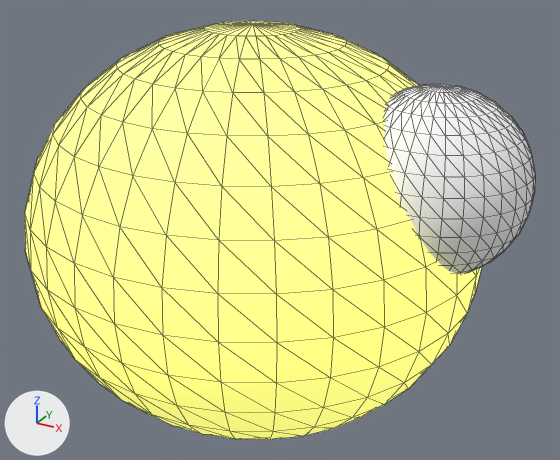
What one commit did to the glTF model asset_generation/python/animated_exports/acid_spitter_animated_02.glb.
The view is the same before and after, from a camera (50 mm lens) standing at (1.54, -2.59, 1.72) and looking at (0.11, 0.02, 0.42). The lights are fixed; the arrows at lower left show +X, +Y and +Z. The picture after the commit comes second. Mesh edges are drawn as thin lines. Vertices at exactly the same position are counted once.

Before the edit, the objects in view are built like this:
```python
me_sphere_004 = bpy.data.meshes.new('Sphere.004')
me_sphere_004.from_pydata(...)  # a UV sphere (32 segments, 16 rings, poles along z) spanning x -0.94..0.94, y -0.91..0.91, z -0.42..1.25, material slot 0; a UV sphere (32 segments, 16 rings, poles along z) spanning x 0.41..1.1, y -0.35..0.35, z 0.4..1.1, material slot 1; a 6-sided cylinder along z spanning x -0.34..-0.22, y -0.07..0.07, z -0.41..0.41, material slot 2; a 6-sided cylinder along z spanning x 0.22..0.34, y -0.07..0.07, z -0.38..0.38, material slot 2
me_sphere_004.materials.append(mat_acid_yellow)  # yellow #f3f37c, glowing yellow #d6d66c
me_sphere_004.materials.append(mat_toxic_green)  # white #ffffff
me_sphere_004.materials.append(mat_slime_green)  # white #ffffff
ob_sphere = bpy.data.objects.new('Sphere', me_sphere_004)
ob_sphere.location = (0.0, 0.0, 0.0)
```
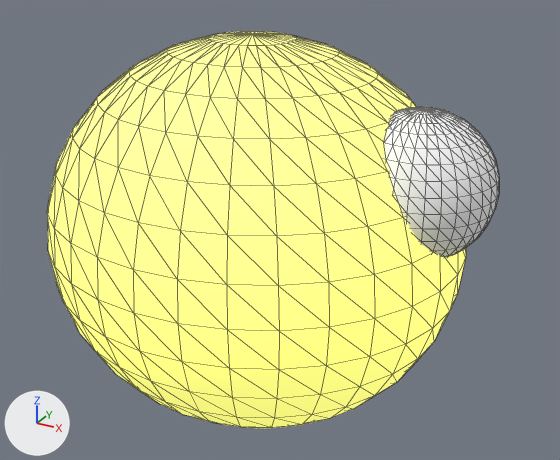
What differs and where, as boxes [x1, y1, x2, y2] in the pictures (560 x 460 px; the box of a moved part takes in the faces that stretch with it):
'Sphere', reshaped (11% narrower): before [25, 21, 535, 440]; after [47, 31, 499, 428]
part 1 of me_sphere_004, moved or reshaped: before [25, 21, 482, 440]; after [47, 31, 466, 428]
part 2 of me_sphere_004, moved or reshaped: before [385, 84, 535, 274]; after [385, 107, 499, 257]

The change, as a list of edits to the scene's bpy script:
```text
Change me_sphere_004:
    used by ob_sphere; location = (0.0, 0.0, 0.0)
    remove me_sphere_004.from_pydata(...)  # 988 vertices, 1960 faces; spans x -0.94..1.1, y -0.91..0.91, z -0.42..1.25
    add me_sphere_004.from_pydata(...)  # 988 vertices, 1960 faces; spans x -0.88..0.98, y -0.81..0.81, z -0.41..1.22
    me_sphere_004 part 1: the loose piece of 482 vertices spanning x -0.94..0.94, y -0.91..0.91, z -0.42..1.25 is scaled about the mesh origin by (0.929, 0.89, 0.97)
    me_sphere_004 part 2: the loose piece of 482 vertices spanning x 0.41..1.1, y -0.35..0.35, z 0.4..1.1 is scaled about its middle by 0.811, then moved by (-0.05, 0.0, -0.02)
    other edits to the shape of me_sphere_004 do not show in these pictures
```
